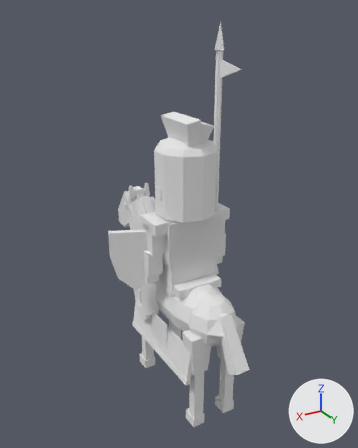
What one commit did to the glTF model sample_project/assets/3d/units/franks/knight_a3.glb.
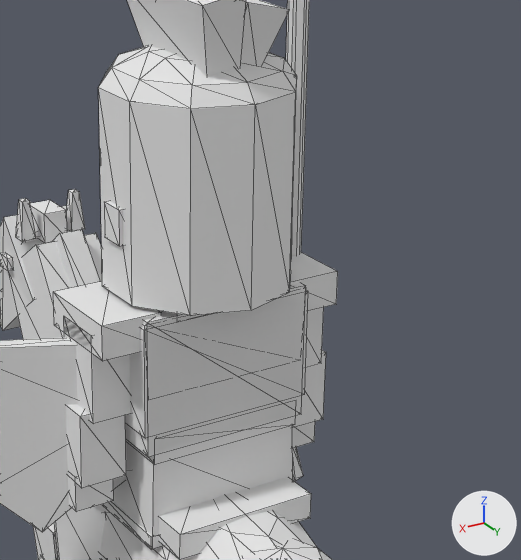
Each version appears first whole from a 50 mm camera at (2.15, 3.47, 3.56) aimed at (0.0, -0.12, 1.77), and next in a close-up on the part from 34% to 80% of the width and 27% to 67% of the height. The axes (+X, +Y, +Z) are drawn at lower right. The lights are the same throughout. The first two pictures are the older version. The close-ups show mesh edges as thin lines. Vertices at exactly the same position are counted once.

The first close-up shows 'Body'.
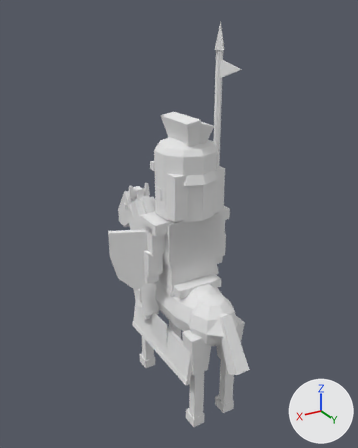
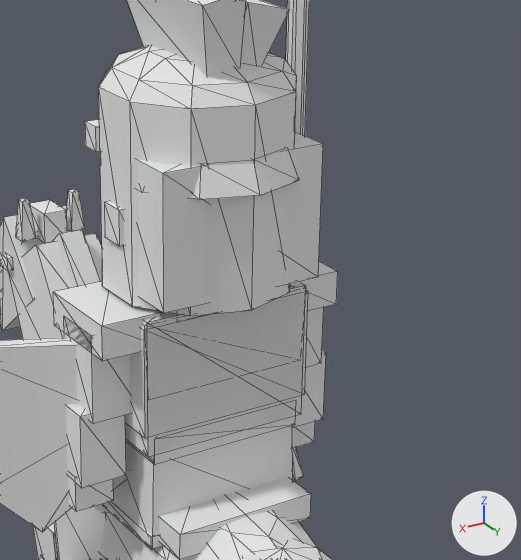
The newer file is also rescaled (x1.01) as a whole; pictures and numbers use the older file's frame.

Pixel boxes [x1, y1, x2, y2] of what changed, in the close-ups (521 x 560 px):
part 1 of me_body, added: after [138, 132, 323, 313]
part 2 of me_body, added: after [85, 119, 100, 152]
part 3 of me_body, added: after [137, 151, 299, 200]

What changed in the scene script:
```text
Change me_body:
    used by ob_body; location = (0.0, 0.0, 0.0)
    remove me_body.from_pydata(...)  # 912 vertices, 1504 faces; spans x -0.41..0.68, y -1.29..0.92, z 0.0..3.49
    add me_body.from_pydata(...)  # 959 vertices, 1586 faces; spans x -0.41..0.68, y -1.29..0.92, z 0.0..3.49
    me_body part 1: a new loose piece, a box spanning x -0.24..0.24, y -0.03..0.23, z 1.97..2.35, in mat_pe_unitpalette (white #e7e7e7)
    me_body part 2: a new loose piece, a box spanning x -0.22..0.22, y -0.235..-0.175, z 2.295..2.365, in mat_pe_unitpalette (white #e7e7e7)
    me_body part 3: a new loose piece of 31 vertices spanning x -0.25..0.25, y -0.2..0.3, z 2.27..2.44, in mat_pe_unitpalette (white #e7e7e7)
    other edits to the shape of me_body do not show in these pictures
```
